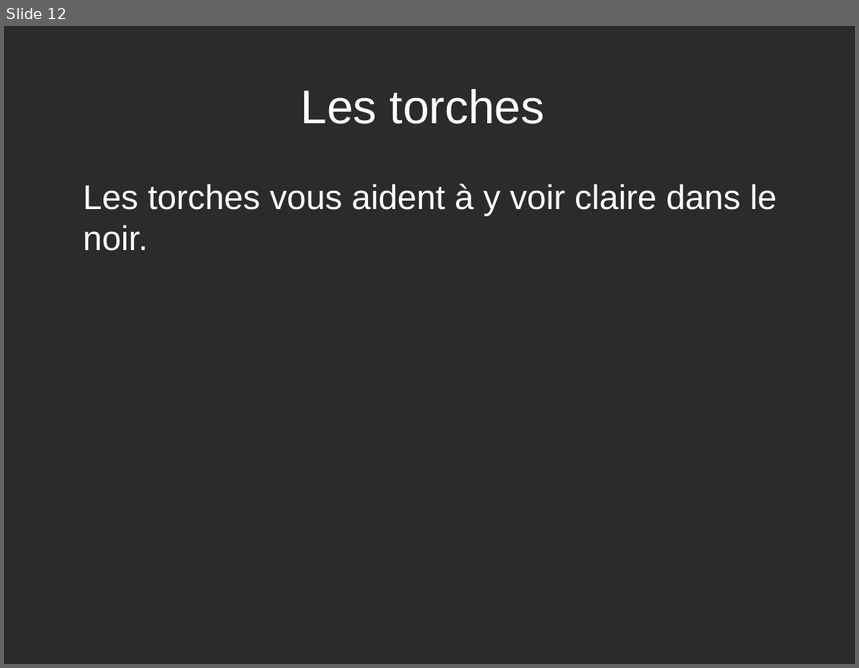
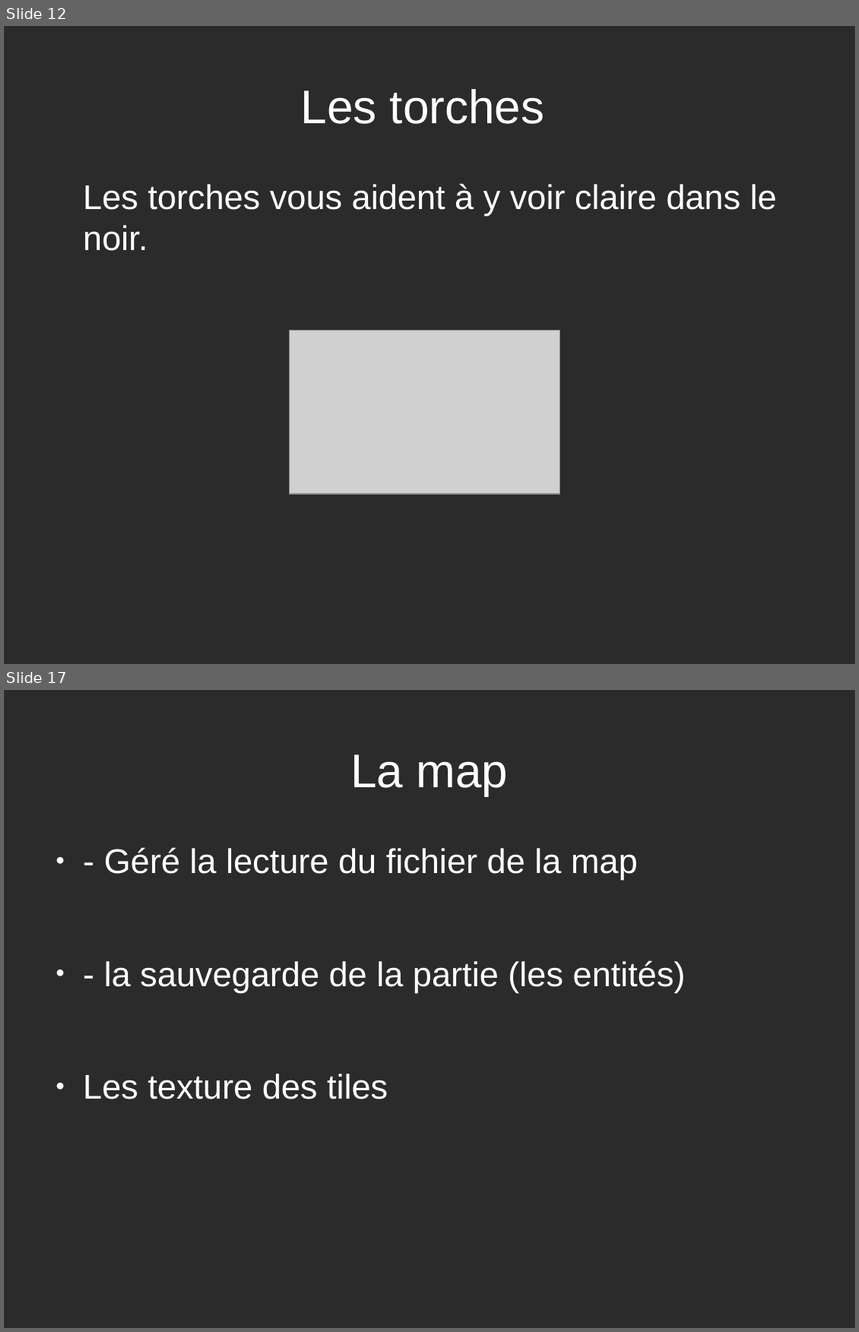
Before and after one commit to CodeurEnArbre/DoomZelda, a slide deck: Dossier/Diapo proj.odp. Shown one above the other, each under a label of ours: slide 12 before the commit, slides 12 and 17 after it; the slides between them are not shown. The pictures are 859x668 and 859x1332 pixels, drawn with LibreOffice and Linux fonts; fonts in the diff are those of the drawing; grey boxes stand for pictures; background and template pictures are left out; a plain dark background stands for a picture behind light text. Boxes give left, top, right and bottom in pixels: in the first picture for what was removed or moved away, otherwise in the second. Text is boxed around its words. In the diff, an @@ line names an element or a change of style, - is before the commit and + after.

```diff
--- a/Dossier/Diapo proj.odp
+++ b/Dossier/Diapo proj.odp
@@ slide 17 added at <box>4,690,855,1328</box>, background picture (left out) @@
@@ title added at <box>351,755,509,796</box>, 44 pt, text #FFFFFF @@
+La map
@@ text added at <box>83,847,686,1100</box>, 32 pt, text #FFFFFF @@
+● - Géré la lecture du fichier de la map
+● - la sauvegarde de la partie (les entités)
+● Les texture des tiles
@@ slide 12 changed as well @@
@@ picture added at <box>290,330,560,494</box> @@
```
Also in this commit, not shown: 7 other slides changed, 6 other slides added, 1 other file.
